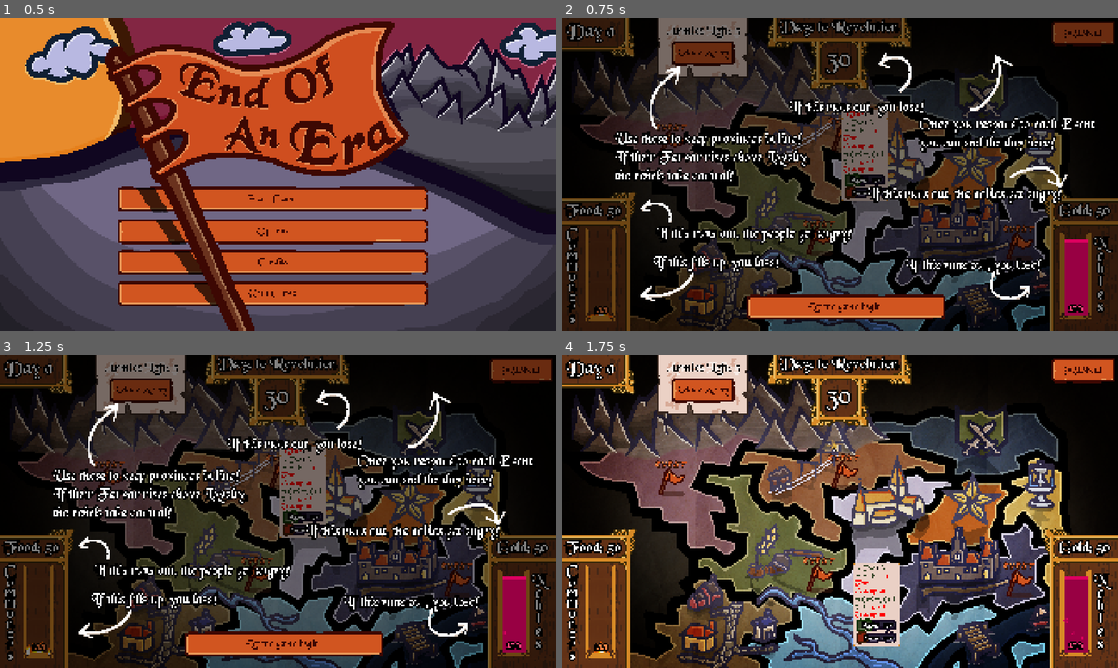
Above: before the commit, frames 1-4 (two rows, left to right).
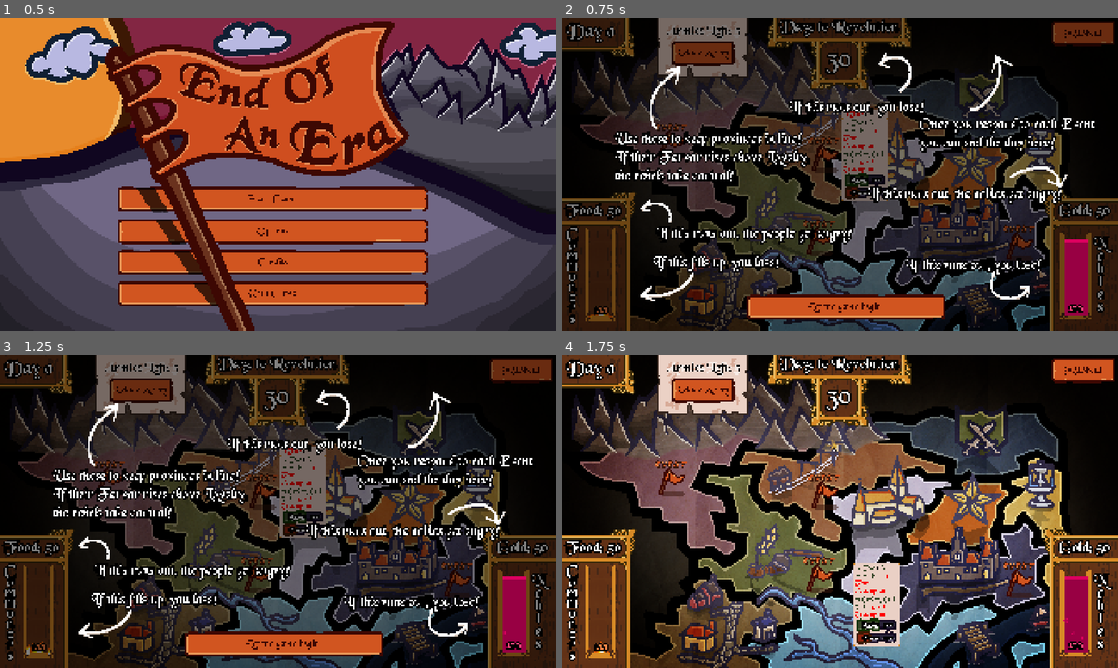
Above: after the commit, the same moments.

Repository: Orangechrisy/gmtk-game-jam-2026
Game: Godot game, scene res://Map/map.tscn
The game is run twice, just before and just after one commit, with the same random seed, the same clock (stepped at 60 frames per second) and the same inputs. Sound files missing from this copy of the repository are replaced by a short silence.
Inputs:
- Up to frame 1 (0.5 s): no input
- Up to frame 2 (0.75 s): click "Start Game" at 0.5 s
- Up to frame 3 (1.25 s): no input
- Up to frame 4 (1.75 s): click "Let the game begin." at 1.25 s

Frame 1 is identical in both runs. In frame 2, 0.4% of the frame differs, in the area x 44-57%, y 31-58%; in frame 3, 0.4%; in frame 4, 0.7%, in the area x 44-59%, y 31-93%.

Commit message:
saving and some minor tweaks
-Endings Completed on Title Screen
-Game now saves Endings Completed and Settings
-Adjusted some map locations
-Adjusted music mixing a tad
-Fervor and Loyalty now caps at 50 (but can go over)
-Bug fix: Can't click End Day during its animation

Diff:
--- a/Map/map.tscn
+++ b/Map/map.tscn
@@ -231,7 +231,7 @@
 province_border_image = ExtResource("20_2rup5")
 province_graphics_image = ExtResource("21_ddnc5")
 potential_events = Array[ExtResource("2_lymsy")]([ExtResource("10_v03vf"), ExtResource("31_rw81d"), ExtResource("158_ti …(444 unchanged characters)…
-event_location = Vector2(950, 380)
+event_location = Vector2(880, 450)
 food_yield = 4.0
 food_consumption = 5.0
 gold_yield = 10.0
@@ -313,7 +313,7 @@
 province_border_image = ExtResource("22_qttqk")
 province_graphics_image = ExtResource("23_mo27p")
 potential_events = Array[ExtResource("2_lymsy")]([ExtResource("96_kpt1a"), ExtResource("8_1wgij"), ExtResource("97_v4ea …(620 unchanged characters)…
-event_location = Vector2(950, 1000)
+event_location = Vector2(970, 900)
 food_yield = 7.0
 food_consumption = 4.0
 gold_yield = 7.0
--- a/Map/province_tooltip.gd
+++ b/Map/province_tooltip.gd
@@ -20,7 +20,10 @@
 		%Food.text = food_string
 		var gold_string = format_string.format(["%+.f" % province.calculate_gold(), "%+.f" % province.gold_yield, "-%.f" % province.gold_consumption, ["yield", "Gold"], ["color", "#37472a" if province.calculate_gold() >= 0 else "red"]])
 		%Gold.text =  gold_string
-		$PanelContainer/MarginContainer/VBoxContainer/Loyalty/HBoxContainer/Num.text = str(province.loyalty)
+
+		var loyaltyperc = str(province.loyalty * 2)
+		$PanelContainer/MarginContainer/VBoxContainer/Loyalty/HBoxContainer/Num.text = loyaltyperc
 		%Loyalty.value = province.loyalty
-		$PanelContainer/MarginContainer/VBoxContainer/Fervor/HBoxContainer/Num.text = str(province.fervor)
+		var fervorperc = str(province.fervor * 2)
+		$PanelContainer/MarginContainer/VBoxContainer/Fervor/HBoxContainer/Num.text = fervorperc
 		%Fervor.value = province.fervor
--- a/Map/province_tooltip.tscn
+++ b/Map/province_tooltip.tscn
@@ -83,6 +83,7 @@
 theme_override_colors/font_outline_color = Color(0, 0, 0, 1)
 theme_override_constants/outline_size = 15
 theme_override_font_sizes/font_size = 20
+max_value = 50.0
 step = 0.1
 value = 50.0
 show_percentage = false
@@ -126,6 +127,7 @@
 theme_override_constants/outline_size = 15
 theme_override_font_sizes/font_size = 20
 theme_override_styles/fill = SubResource("StyleBoxTexture_b6ne8")
+max_value = 50.0
 step = 0.1
 value = 50.0
 show_percentage = false
--- a/Menus/MainMenu.tscn
+++ b/Menus/MainMenu.tscn
@@ -78,6 +78,47 @@
 texture = ExtResource("7_m16r1")
 centered = false
 
+[node name="EndingsContainer" type="VBoxContainer" parent="." unique_id=2116606041]
+layout_mode = 0
+offset_left = 1512.0
+offset_top = 386.0
+offset_right = 1868.0
+offset_bottom = 660.0
+alignment = 1
+
+[node name="Text" type="Label" parent="EndingsContainer" unique_id=1294403322]
+layout_mode = 2
+theme_override_colors/font_outline_color = Color(0, 0, 0, 1)
+theme_override_constants/outline_size = 20
+theme_override_font_sizes/font_size = 70
+text = "Endings
+Discovered: "
+horizontal_alignment = 1
+metadata/_edit_lock_ = true
+
+[node name="HBoxContainer" type="HBoxContainer" parent="EndingsContainer" unique_id=1866718597]
+layout_mode = 2
+theme_override_constants/separation = 15
+alignment = 1
+
+[node name="Num" type="Label" parent="EndingsContainer/HBoxContainer" unique_id=349989347]
+layout_mode = 2
+theme_override_colors/font_outline_color = Color(0, 0, 0, 1)
+theme_override_constants/outline_size = 20
+theme_override_font_sizes/font_size = 70
+text = "0"
+horizontal_alignment = 1
+metadata/_edit_lock_ = true
+
+[node name="Max" type="Label" parent="EndingsContainer/HBoxContainer" unique_id=1770228065]
+layout_mode = 2
+theme_override_colors/font_outline_color = Color(0, 0, 0, 1)
+theme_override_constants/outline_size = 20
+theme_override_font_sizes/font_size = 70
+text = "/ 13"
+horizontal_alignment = 1
+metadata/_edit_lock_ = true
+
 [connection signal="mouse_entered" from="MainMainMenu/StartGameButton" to="." method="_on_mouse_entered"]
 [connection signal="pressed" from="MainMainMenu/StartGameButton" to="." method="_on_start_game_button_pressed"]
 [connection signal="mouse_entered" from="MainMainMenu/OptionsButton" to="." method="_on_mouse_entered"]
--- a/Menus/OptionsMenu.tscn
+++ b/Menus/OptionsMenu.tscn
@@ -39,12 +39,14 @@
 horizontal_alignment = 1
 
 [node name="fullscreen" type="CheckBox" parent="MarginContainer/CenterContainer/SettingsMenu" unique_id=1622154764]
+unique_name_in_owner = true
 layout_mode = 2
 theme_override_font_sizes/font_size = 75
 text = "Fullscreen "
 alignment = 1
 
 [node name="mainvolume" type="HSlider" parent="MarginContainer/CenterContainer/SettingsMenu" unique_id=475147605]
+unique_name_in_owner = true
 custom_minimum_size = Vector2(0, 80)
 layout_mode = 2
 max_value = 1.0
@@ -63,6 +65,7 @@
 vertical_alignment = 1
 
 [node name="musicvolume" type="HSlider" parent="MarginContainer/CenterContainer/SettingsMenu" unique_id=1940087932]
+unique_name_in_owner = true
 custom_minimum_size = Vector2(0, 80)
 layout_mode = 2
 max_value = 1.0
@@ -81,6 +84,7 @@
 vertical_alignment = 1
 
 [node name="sfxvolume" type="HSlider" parent="MarginContainer/CenterContainer/SettingsMenu" unique_id=701388650]
+unique_name_in_owner = true
 custom_minimum_size = Vector2(0, 80)
 layout_mode = 2
 max_value = 1.0
--- a/Menus/QuitConfirmMenu.tscn
+++ b/Menus/QuitConfirmMenu.tscn
@@ -2,9 +2,6 @@
 
 [ext_resource type="Theme" uid="uid://cqeqtwae5syvw" path="res://base_theme.tres" id="1_dv7al"]
 [ext_resource type="Script" uid="uid://f7tc1mixxnhh" path="res://Menus/quit_confirm_menu.gd" id="1_sbb5r"]
-
-[sub_resource type="LabelSettings" id="LabelSettings_a6wwx"]
-font_size = 48
 
 [node name="QuitConfirmMenu" type="Control" unique_id=806118121]
 layout_mode = 3
@@ -39,7 +36,6 @@
 offset_right = 1173.0
 offset_bottom = 329.0
 text = "Really Quit?"
-label_settings = SubResource("LabelSettings_a6wwx")
 horizontal_alignment = 1
 
 [connection signal="mouse_entered" from="BackButton" to="." method="_on_mouse_entered"]
--- a/Menus/game_over_menu.gd
+++ b/Menus/game_over_menu.gd
@@ -10,6 +10,8 @@
 	$EndingTitleLabel.text = TextManager.get_text(ending_title)
 	$EndingBodyLabel.text = TextManager.get_text(ending_desc)
 	$EndingScoreLabel.text = "Final Score: " + str(GameManager.calculate_score(ending))
+
+	SaveData.save_data("EndingsCompleted", true, ending)
 
 	# Handle music (very awkward)
 	match ending:
--- a/Menus/main_menu.gd
+++ b/Menus/main_menu.gd
@@ -3,9 +3,27 @@
 
 # Called when the node enters the scene tree for the first time.
 func _ready() -> void:
+	$EndingsContainer.hide()
 	for sub_menu in get_children():
 		if sub_menu.has_signal("back_up"):
 			sub_menu.connect("back_up", on_back_up)
+
+	#ENDINGS
+	show_endings()
+	GameState.connect("game_ended", show_endings)
+
+func game_ended(_ending, _ending_names, _ending_texts):
+	show_endings()
+
+func show_endings():
+	await get_tree().physics_frame
+	var ending_count: int = 0
+	for endingID in GameState.Ending.size():
+		if SaveData.get_data("EndingsCompleted", endingID):
+			ending_count+=1
+	if ending_count > 0:
+		$EndingsContainer/HBoxContainer/Num.text = str(ending_count)
+		$EndingsContainer.show()
 
 func _on_start_game_button_pressed() -> void:
 	play_click()
--- a/Menus/options_menu.gd
+++ b/Menus/options_menu.gd
@@ -1,6 +1,13 @@
 extends CanvasLayer
 
 signal back_up()
+
+func _ready() -> void:
+	await get_tree().physics_frame
+	%mainvolume.value = SaveData.get_data("MasterVolume")
+	%musicvolume.value = SaveData.get_data("MusicVolume")
+	%sfxvolume.value = SaveData.get_data("SfxVolume")
+	%fullscreen.button_pressed = SaveData.get_data("Fullscreen")
 
 func _on_back_button_pressed() -> void:
 	play_click()
@@ -15,15 +22,19 @@
 
 func _on_mainvolume_value_changed(value: float) -> void:
 	AudioServer.set_bus_volume_linear(AudioServer.get_bus_index("Master"), value)
+	SaveData.save_data("MasterVolume", value)
 
 func _on_musicvolume_value_changed(value: float) -> void:
 	AudioServer.set_bus_volume_linear(AudioServer.get_bus_index("Music"), value)
+	SaveData.save_data("MusicVolume", value)
 
 func _on_sfxvolume_value_changed(value: float) -> void:
 	AudioServer.set_bus_volume_linear(AudioServer.get_bus_index("SFX"), value)
+	SaveData.save_data("SfxVolume", value)
 
 func _on_fullscreen_toggled(toggled_on: bool) -> void:
 	if toggled_on:
 		DisplayServer.window_set_mode(DisplayServer.WINDOW_MODE_FULLSCREEN)
 	else:
 		DisplayServer.window_set_mode(DisplayServer.WINDOW_MODE_WINDOWED)
+	SaveData.save_data("Fullscreen", toggled_on)
--- a/UI/MainInterface.tscn
+++ b/UI/MainInterface.tscn
@@ -8,7 +8,7 @@
 [ext_resource type="Shader" uid="uid://b8m8hefme75c2" path="res://UI/fervor_shader.gdshader" id="5_bpl6d"]
 [ext_resource type="Texture2D" uid="uid://dc1aecf3gci76" path="res://Assets/white_bar.png" id="6_hugk6"]
 [ext_resource type="Texture2D" uid="uid://qafjx3mknalx" path="res://Assets/extra_borders.png" id="7_1k4t5"]
-[ext_resource type="PackedScene" uid="uid://dg6gg8wow84om" path="res://winebar.tscn" id="7_bpl6d"]
+[ext_resource type="PackedScene" uid="uid://dg6gg8wow84om" path="res://UI/winebar.tscn" id="7_bpl6d"]
 [ext_resource type="PackedScene" uid="uid://tunjitqdflgg" path="res://UI/bubbles.tscn" id="8_hugk6"]
 
 [sub_resource type="FastNoiseLite" id="FastNoiseLite_fcnqv"]
--- a/UI/main_interface.gd
+++ b/UI/main_interface.gd
@@ -87,12 +87,18 @@
 	await tween.finished
 
 ## ends the day when pressed
+var end_day_anim_playing: bool = false
 func _on_end_day_pressed() -> void:
+	if end_day_anim_playing:
+		MusicManager.play_sfx(MusicManager.SFX.CLICKINVALID)
+		return
+	end_day_anim_playing=true
 	play_click()
 	var tween = create_tween()
 	tween.tween_property(%End, "offset_transform_position", Vector2(0, -300), 1.0) \
 	.set_trans(Tween.TRANS_BACK).set_ease(Tween.EASE_IN)
 	await tween.finished
+	end_day_anim_playing=false
 	GameManager.end_day()
 
 func play_click():
--- /dev/null
+++ b/UI/water.gd
@@ -0,0 +1,129 @@
+@tool
+extends Node2D
+class_name water
+
+@export var inital_pos: Vector2 = Vector2.ZERO
+@export var water_size: Vector2 = Vector2(8.0, 16.0)
+@export var surface_pos_y: float = 0.5
+@export_range(2, 2000) var segment_count: int = 500
+
+@export_range(1,64) var wave_spread_updates: int = 8
+@export var surface_line_thickness: float = 1.0
+@export var surface_color: Color = Color("3ce1da")
+@export var water_fill_color: Color = Color("37b0c5")
+
+@export var natural_wave_height: float = 50.0
+@export var natural_wavelength: float = 4.0
+@export var natural_wave_variance: float = 1.0
+@export var speed: float = 1.0
+
+@export var rising: bool = false
+@export var time_to_rise: float = 10.0
+@export var rise_final_y_pos: float = 0.0
+@export var rise_time_to_start: float = 20.0
+@onready var starting_init_pos: Vector2 = inital_pos
+@onready var starting_size: Vector2 = water_size
+
+var segment_data: Array = []
+var recently_splashed: bool = false
+
+var surface_line: Line2D
+var fill_polygon: Polygon2D
+var time: float
+@onready var initial_pos: Vector2 = global_position
+
+func _ready() -> void:
+	for i in get_children():
+		queue_free()
+
+	initiate_water()
+
+@export_tool_button("Update Water") var update_water_button: Callable = func():
+	_ready()
+	update_visuals()
+
+var new_collision: CollisionShape2D
+func initiate_water():
+	segment_data.clear()
+	for i in range(segment_count):
+		segment_data.append({
+			"height": surface_pos_y,
+			"velocity": 0.0,
+			"wave_to_left": 0.0,
+			"wave_to_right": 0.0
+		})
+
+	var new_line: Line2D = Line2D.new()
+	new_line.width = surface_line_thickness
+	new_line.default_color = surface_color
+	add_child(new_line)
+	surface_line = new_line
+
+	var new_polygon: Polygon2D = Polygon2D.new()
+	new_polygon.color = water_fill_color
+	new_polygon.show_behind_parent = true
+	surface_line.add_child(new_polygon)
+	fill_polygon = new_polygon
+
+
+func _process(delta: float) -> void:
+	update_physics(delta)
+	update_visuals()
+	#if natural_waves:
+		#segment_data[1]["height"] -= natural_wave_height
+
+func update_physics(delta: float):
+	time+=delta*speed
+
+	for updates in range(wave_spread_updates):
+		for i in range(segment_count):
+			segment_data[i]["height"] = (sin((time+i)/natural_wavelength) * natural_wave_height)
+
+func update_visuals():
+	var points: Array[Vector2] = []
+	var segment_width: float = water_size.x / (segment_count - 1)
+	for i in range(segment_count):
+		points.append(Vector2(i * segment_width, segment_data[i]["height"])+inital_pos)
+	var final_points: Array[Vector2] = []
+	final_points += points
+
+	surface_line.points = final_points
+
+	var bottom_y: float = surface_pos_y + water_size.y
+	final_points.append(Vector2(water_size.x, bottom_y)+inital_pos)
+	final_points.append(Vector2(0, bottom_y)+inital_pos)
+	fill_polygon.polygon = final_points
+
+#var rise_started: bool = false
+#var rise_tween: Tween
+#func rise():
+	##print("rise")
+	#if rising:
+		#rise_started=true
+		#await get_tree().create_timer(rise_time_to_start, false).timeout
+		#var final_water_size_y = abs(rise_final_y_pos-inital_pos.y)+1000.0
+		#rise_tween = create_tween()
+		#rise_tween.set_pause_mode(Tween.TWEEN_PAUSE_STOP)
+		#rise_tween.set_parallel()
+		#rise_tween.tween_property(self, "water_size", Vector2(water_size.x, water_size.y+final_water_size_y), time_to_rise)
+		#rise_tween.tween_property(self, "inital_pos", Vector2(inital_pos.x, inital_pos.y+rise_final_y_pos), time_to_rise)
+#
+#func reset():
+	##print(starting_init_pos, " ", starting_size)
+	##print("reset")
+	#if rising:
+		#if rise_tween:
+			#rise_tween.kill()
+		#rise_started=false
+		#inital_pos = starting_init_pos
+		#water_size = starting_size
+
+@onready var curr_val: int = 0
+func set_value(val: int):
+	if val > 100:
+		val = 100
+	var val_diff: float = float(val-curr_val)
+	var change_y: float = 2.5*val_diff
+	water_size.y += change_y
+	position.y -= change_y
+	curr_val=val
--- /dev/null
+++ b/UI/winebar.tscn
@@ -0,0 +1,14 @@
+[gd_scene format=3 uid="uid://dg6gg8wow84om"]
+
+[ext_resource type="Script" uid="uid://dkfe62htkuccj" path="res://UI/water.gd" id="1_718v6"]
+
+[node name="WineBar" type="Node2D" unique_id=366908992]
+z_index = 2
+script = ExtResource("1_718v6")
+water_size = Vector2(100, 200)
+surface_line_thickness = 10.0
+surface_color = Color(0.66656864, 0.21042436, 0.8305967, 1)
+water_fill_color = Color(0.34117648, 0.015686275, 0.38039216, 1)
+natural_wave_height = 2.0
+natural_wavelength = 50.0
+speed = 50.0
--- a/project.godot
+++ b/project.godot
@@ -28,6 +28,7 @@
 EventScene="*uid://dxd0a1wsh1fpq"
 MusicManager="*uid://5ndpv4478vvq"
 PopUpManager="*uid://c67fvfq1w68np"
+SaveData="*uid://b4dqehqgcahse"
 
 [display]
 
--- /dev/null
+++ b/save_data.gd
@@ -0,0 +1,48 @@
+extends Node
+
+const save_path = "user://save_info.dat"
+
+var game_save_data: Dictionary = {
+	"MasterVolume": 50.0,
+	"MusicVolume": 50.0,
+	"SfxVolume": 50.0,
+	"Fullscreen": false,
+	"TutorialCompleted": false,
+	"EndingsCompleted": []
+}
+
+func _ready() -> void:
+	load_data()
+
+func load_data():
+	if not FileAccess.file_exists(save_path):
+		create_save_data()
+		return
+
+	var file = FileAccess.open(save_path, FileAccess.READ)
+	game_save_data = file.get_var(true)
+	file.close()
+
+func get_data(key: String, ending: int = -1):
+	if ending == -1:
+		return game_save_data[key]
+	else:
+		return game_save_data[key][ending]
+
+func save_data(key: String, val: Variant, ending: int = -1):
+	if ending == -1:
+		game_save_data[key] = val
+	else:
+		game_save_data[key][ending] = val
+
+	var file = FileAccess.open(save_path, FileAccess.WRITE)
+	file.store_var(game_save_data,true)
+	file.close()
+
+func create_save_data():
+	game_save_data["EndingsCompleted"].resize(GameState.Ending.size())
+	game_save_data["EndingsCompleted"].fill(false)
+
+	var file = FileAccess.open(save_path, FileAccess.WRITE)
+	file.store_var(game_save_data,true)
+	file.close()
--- a/water.gd
+++ /dev/null
@@ -1,128 +0,0 @@
-@tool
-extends Node2D
-class_name water
-
-@export var inital_pos: Vector2 = Vector2.ZERO
-@export var water_size: Vector2 = Vector2(8.0, 16.0)
-@export var surface_pos_y: float = 0.5
-@export_range(2, 2000) var segment_count: int = 500
-
-@export_range(1,64) var wave_spread_updates: int = 8
-@export var surface_line_thickness: float = 1.0
-@export var surface_color: Color = Color("3ce1da")
-@export var water_fill_color: Color = Color("37b0c5")
-
-@export var natural_wave_height: float = 50.0
-@export var natural_wavelength: float = 4.0
-@export var natural_wave_variance: float = 1.0
-@export var speed: float = 1.0
-
-@export var rising: bool = false
-@export var time_to_rise: float = 10.0
-@export var rise_final_y_pos: float = 0.0
-@export var rise_time_to_start: float = 20.0
-@onready var starting_init_pos: Vector2 = inital_pos
-@onready var starting_size: Vector2 = water_size
-
-var segment_data: Array = []
-var recently_splashed: bool = false
-
-var surface_line: Line2D
-var fill_polygon: Polygon2D
-var time: float
-@onready var initial_pos: Vector2 = global_position
-
-func _ready() -> void:
-	for i in get_children():
-		queue_free()
-
-	initiate_water()
-
-@export_tool_button("Update Water") var update_water_button: Callable = func():
-	_ready()
-	update_visuals()
-
-var new_collision: CollisionShape2D
-func initiate_water():
-	segment_data.clear()
-	for i in range(segment_count):
-		segment_data.append({
-			"height": surface_pos_y,
-			"velocity": 0.0,
-			"wave_to_left": 0.0,
-			"wave_to_right": 0.0
-		})
-
-	var new_line: Line2D = Line2D.new()
-	new_line.width = surface_line_thickness
-	new_line.default_color = surface_color
-	add_child(new_line)
-	surface_line = new_line
-
-	var new_polygon: Polygon2D = Polygon2D.new()
-	new_polygon.color = water_fill_color
-	new_polygon.show_behind_parent = true
-	surface_line.add_child(new_polygon)
-	fill_polygon = new_polygon
-
-
-func _process(delta: float) -> void:
-	update_physics(delta)
-	update_visuals()
-	#if natural_waves:
-		#segment_data[1]["height"] -= natural_wave_height
-
-func update_physics(delta: float):
-	time+=delta*speed
-
-	for updates in range(wave_spread_updates):
-		for i in range(segment_count):
-			segment_data[i]["height"] = (sin((time+i)/natural_wavelength) * natural_wave_height)
-
-func update_visuals():
-	var points: Array[Vector2] = []
-	var segment_width: float = water_size.x / (segment_count - 1)
-	for i in range(segment_count):
-		points.append(Vector2(i * segment_width, segment_data[i]["height"])+inital_pos)
-	var final_points: Array[Vector2] = []
-	final_points += points
-
-	surface_line.points = final_points
-
-	var bottom_y: float = surface_pos_y + water_size.y
-	final_points.append(Vector2(water_size.x, bottom_y)+inital_pos)
-	final_points.append(Vector2(0, bottom_y)+inital_pos)
-	fill_polygon.polygon = final_points
-
-#var rise_started: bool = false
-#var rise_tween: Tween
-#func rise():
-	##print("rise")
-	#if rising:
-		#rise_started=true
-		#await get_tree().create_timer(rise_time_to_start, false).timeout
-		#var final_water_size_y = abs(rise_final_y_pos-inital_pos.y)+1000.0
-		#rise_tween = create_tween()
-		#rise_tween.set_pause_mode(Tween.TWEEN_PAUSE_STOP)
-		#rise_tween.set_parallel()
-		#rise_tween.tween_property(self, "water_size", Vector2(water_size.x, water_size.y+final_water_size_y), time_to_rise)
-		#rise_tween.tween_property(self, "inital_pos", Vector2(inital_pos.x, inital_pos.y+rise_final_y_pos), time_to_rise)
-#
-#func reset():
-	##print(starting_init_pos, " ", starting_size)
-	##print("reset")
-	#if rising:
-		#if rise_tween:
-			#rise_tween.kill()
-		#rise_started=false
-		#inital_pos = starting_init_pos
-		#water_size = starting_size
-
-@onready var curr_val: int = 0
-func set_value(val: int):
-	#print("change wine")
-	var val_diff: float = float(val-curr_val)
-	var change_y: float = 2.5*val_diff
-	water_size.y += change_y
-	position.y -= change_y
-	curr_val=val
--- a/winebar.tscn
+++ /dev/null
@@ -1,14 +0,0 @@
-[gd_scene format=3 uid="uid://dg6gg8wow84om"]
-
-[ext_resource type="Script" uid="uid://dkfe62htkuccj" path="res://water.gd" id="1_718v6"]
-
-[node name="WineBar" type="Node2D" unique_id=366908992]
-z_index = 2
-script = ExtResource("1_718v6")
-water_size = Vector2(100, 200)
-surface_line_thickness = 10.0
-surface_color = Color(0.66656864, 0.21042436, 0.8305967, 1)
-water_fill_color = Color(0.34117648, 0.015686275, 0.38039216, 1)
-natural_wave_height = 2.0
-natural_wavelength = 50.0
-speed = 50.0
Renamed: water.gd.uid -> UI/water.gd.uid
Not shown, added: save_data.gd.uid
Not shown, changed: Audio/Music/capital theme.wav
Not shown, changed: Audio/Music/church theme.wav
Not shown, changed: Audio/Music/city theme.wav
Not shown, changed: Audio/Music/farm theme.wav
Not shown, changed: Audio/Music/military theme.wav
Not shown, changed: Audio/Music/mine theme.wav
Not shown, changed: Audio/Music/outskirts theme.wav
Not shown, changed: Audio/Music/port theme.wav
Not shown, changed: Audio/Music/town theme.wav
Not shown, changed: Audio/Music/villa theme.wav
